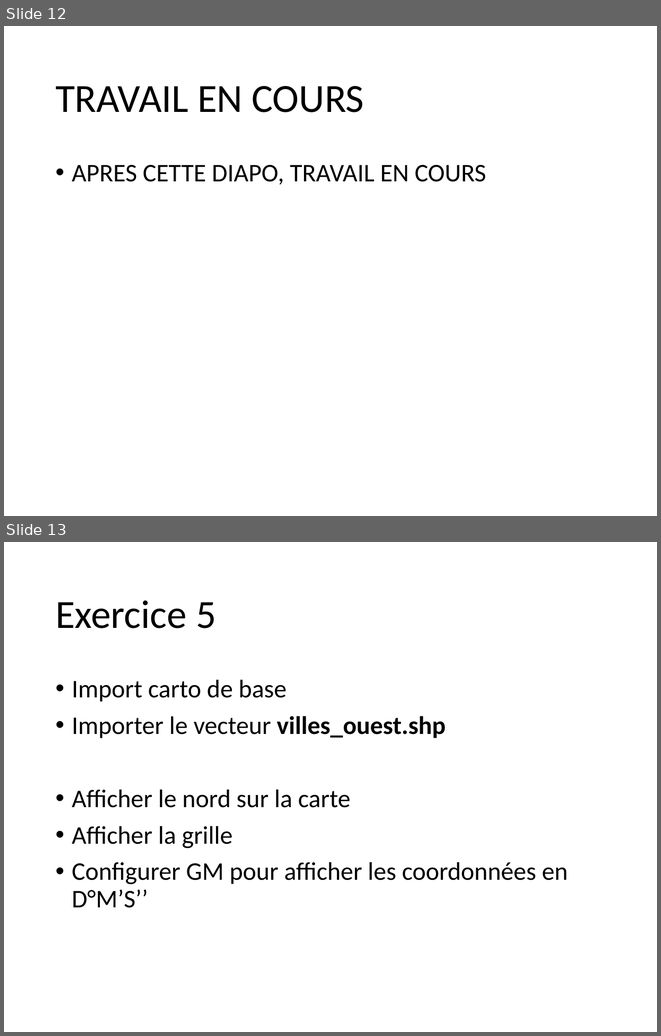
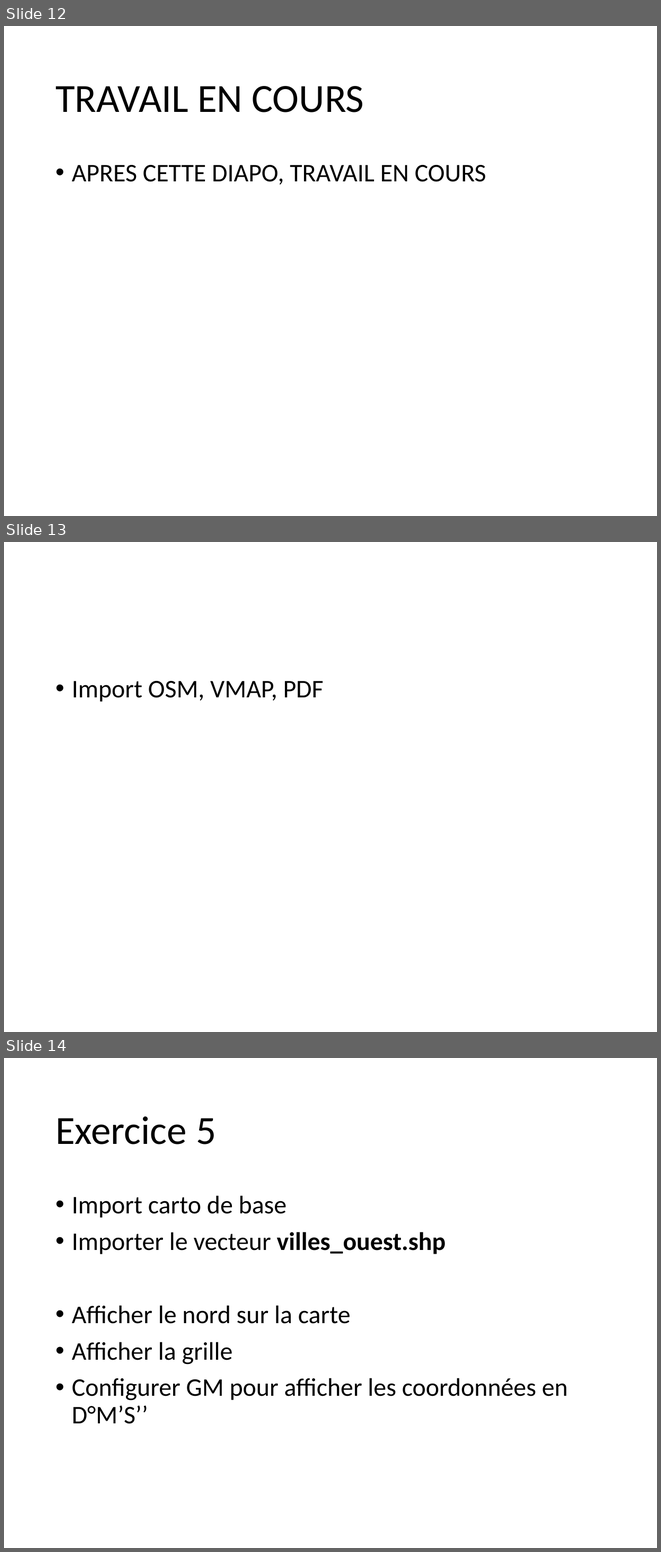
Before and after one commit to 20100dbg/OutilsGeo, a slide deck: cours/GM - Travaux pratiques.pptx. Shown one above the other, each under a label of ours: slides 12 and 13 before the commit, slides 12, 13 and 14 after it. The pictures are 661x1036 and 661x1552 pixels, drawn with LibreOffice and Linux fonts; fonts in the diff are those of the drawing; background and template pictures are left out. Boxes give left, top, right and bottom in pixels: in the first picture for what was removed or moved away, otherwise in the second. Text is boxed around its words. In the diff, an @@ line names an element or a change of style, - is before the commit and + after.

```diff
--- a/cours/GM - Travaux pratiques.pptx
+++ b/cours/GM - Travaux pratiques.pptx
@@ slide 13 added at <box>4,542,657,1032</box>, background picture (left out) @@
@@ text added at <box>72,681,324,702</box>, 28 pt, text #000000 @@
+• Import OSM, VMAP, PDF
@@ what was slide 13 is now slide 14 @@
```
Also in this commit, not shown: 11 other files.
